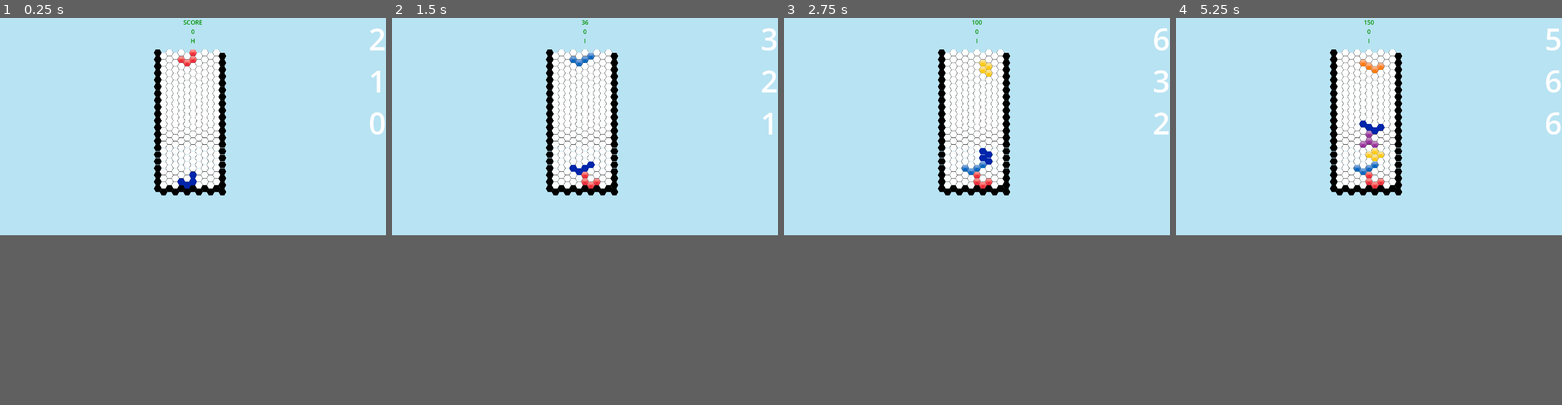
Above: before the commit, frames 1-4 (left to right).
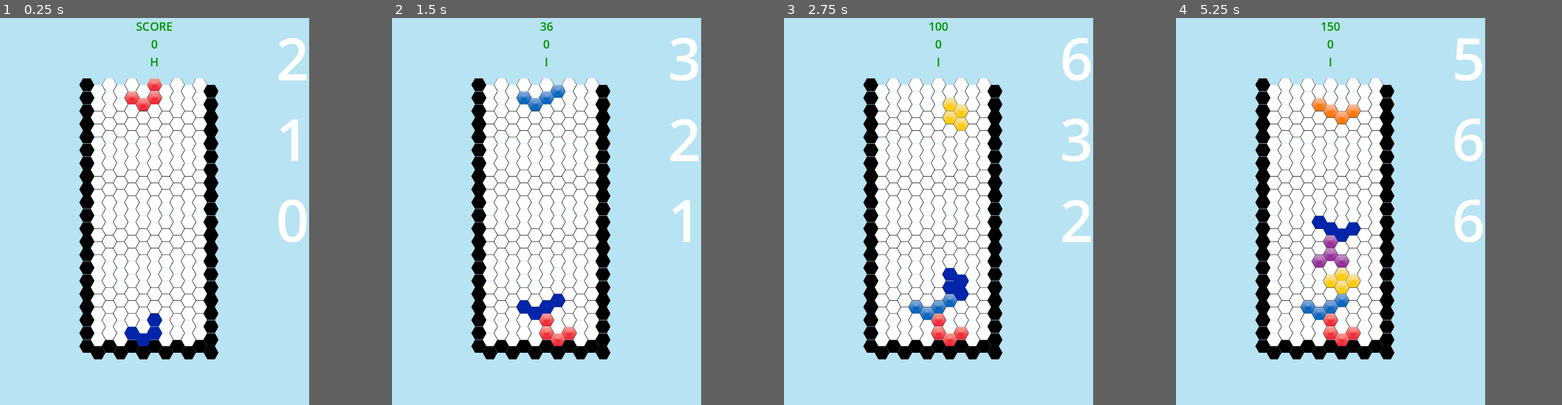
Above: after the commit, the same moments.

Repository: MrSoubi/HexoTangle
Game: Godot game, scene res://game.tscn
Same seed, same stepped clock (60 frames per second), same inputs: the game is played once before the commit and once after it.
Inputs:
- Up to frame 1 (0.25 s): no input
- Up to frame 2 (1.5 s): tap Enter at 0.5 s; hold Right 0.53-1.28 s; tap Z at 0.6 s; tap Space at 0.77, 1.25 s; hold Down from 1.28 s (still down); tap C at 1.35 s
- Up to frame 3 (2.75 s): tap Space at 1.52 s; release Down at 2.03 s; hold Right from 2.03 s (still down); tap I at 2.1 s
- Up to frame 4 (5.25 s): tap Enter at 2.75, 4.25 s; release Right at 2.78 s; hold Up 2.78-3.53 s; tap O at 2.85 s; tap Space at 3.02, 3.5, 3.77, 4.52 s; hold Left 3.53-5.03 s; tap T at 3.6 s; tap L at 4.35 s; hold Down from 5.03 s (still down); tap J at 5.1 s
In our replay, the window is 799x449 before the commit and 640x800 after it. These sizes can differ from the game's own. Grey fills any space a smaller window leaves; there, only what the larger window draws over its background counts as a difference.

The runs differ from the first frame. In frame 1, 26% of the frame differs, in the area x 20-100%, y 0-89%; in frame 2, 26%; in frame 3, 27%; in frame 4, 27%.

Commit message:
GitIgnore update

Diff:
--- a/game.tscn
+++ b/game.tscn
@@ -36,7 +36,7 @@
 autostart = true
 
 [node name="Grid" parent="." instance=ExtResource("1_ae5do")]
-position = Vector2(960, 350)
+position = Vector2(400, 350)
 
 [node name="CanvasLayer" type="CanvasLayer" parent="."]
 follow_viewport_enabled = true
--- a/project.godot
+++ b/project.godot
@@ -17,10 +17,10 @@
 
 [display]
 
-window/size/viewport_width=1920
-window/size/viewport_height=1080
+window/size/viewport_width=800
+window/size/viewport_height=1000
 
 [rendering]
 
-renderer/rendering_method="mobile"
+renderer/rendering_method="gl_compatibility"
 textures/vram_compression/import_etc2_astc=true
Not shown, changed: .gitignore
